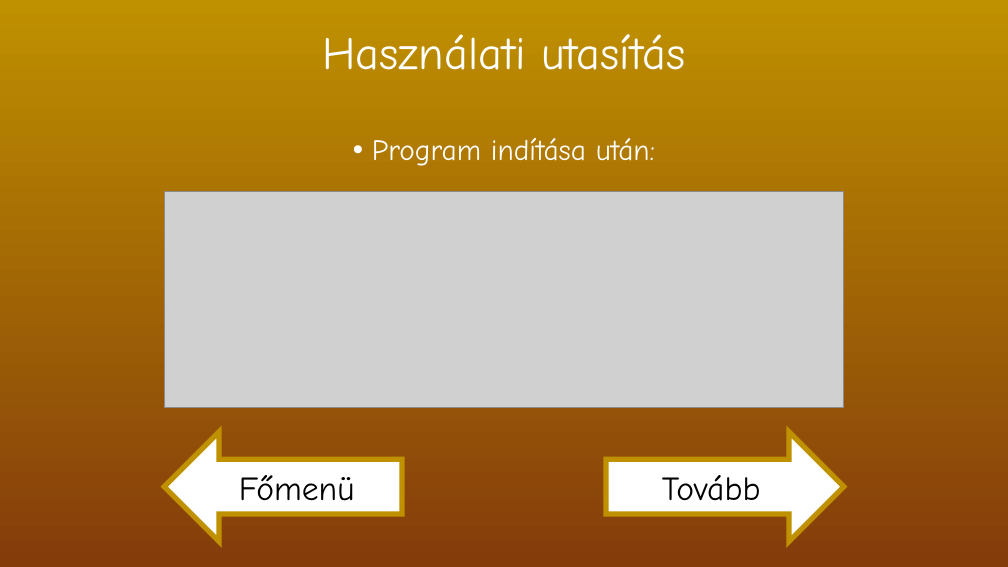
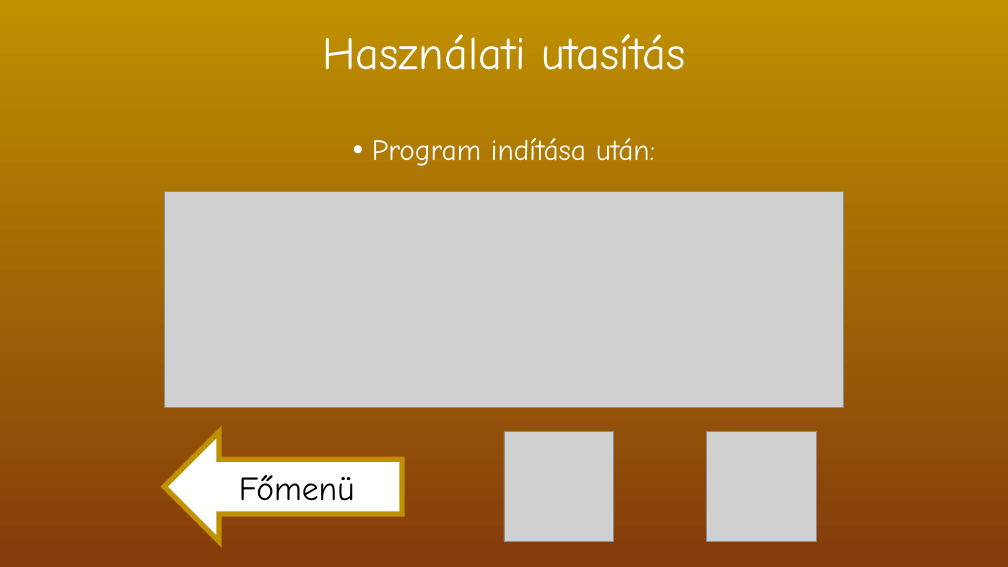
Before and after one commit to boying1819/N-psz-ml-l-s_projekjte, a slide deck: slide 5 of Népességszámlálás 2025.pptx. Drawn at 1008x567 pixels with LibreOffice and Linux fonts; fonts in the diff are those of the drawing; grey boxes stand for pictures. Boxes give left, top, right and bottom in pixels: in the first picture for what was removed or moved away, otherwise in the second. Text is boxed around its words. In the diff, an @@ line names an element or a change of style, - is before the commit and + after.

```diff
--- a/Népességszámlálás 2025.pptx
+++ b/Népességszámlálás 2025.pptx
@@ picture added at (x1=504, y1=432, x2=614, y2=541) @@
@@ left arrow removed at (x1=606, y1=432, x2=844, y2=541) @@
-Tovább
@@ picture added at (x1=707, y1=432, x2=817, y2=541) @@
```
Also in this commit, not shown: 1 other slide changed, 3 slides added.
